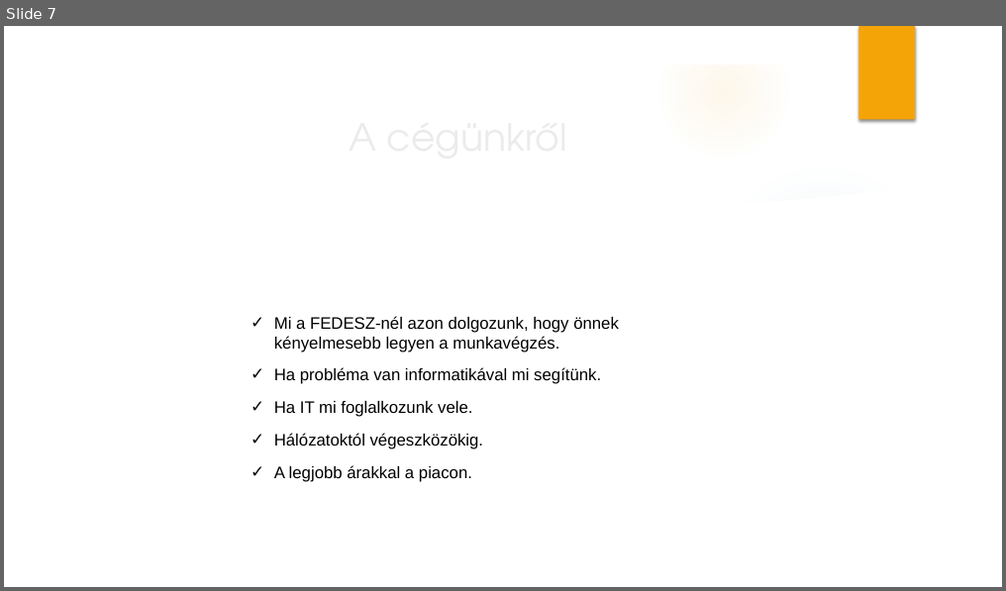
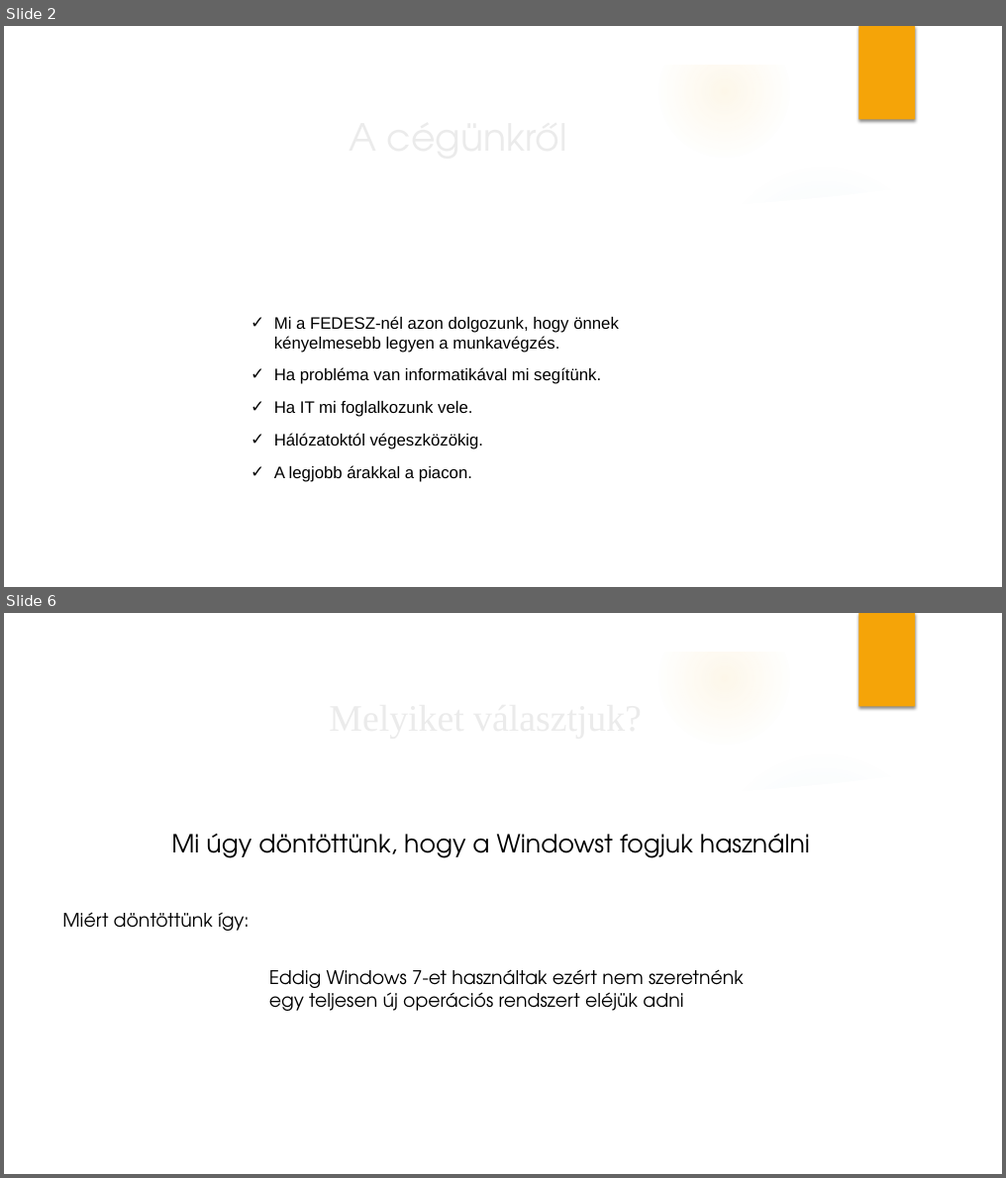
Before and after one commit to KPappBenjamin/Fedesz, a slide deck: Cégünk bemutatása.pptx. Shown one above the other, each under a label of ours: slide 7 before the commit, slides 2 and 6 after it; the slides between them are not shown. The pictures are 1006x591 and 1006x1178 pixels, drawn with LibreOffice and Linux fonts; fonts in the diff are those of the drawing; background and template pictures are left out. Boxes give left, top, right and bottom in pixels: in the first picture for what was removed or moved away, otherwise in the second. Text is boxed around its words. In the diff, an @@ line names an element or a change of style, - is before the commit and + after.

```diff
--- a/Cégünk bemutatása.pptx
+++ b/Cégünk bemutatása.pptx
@@ slide 6 added at (4, 613, 1002, 1174), background picture (left out); not listed: 10 template elements that a slide beside it also shows @@
@@ title added at (322, 687, 668, 747), 36 pt, text #EBEBEB @@
+Melyiket választjuk?
@@ text added at (171, 834, 810, 859), 24 pt, text #000000 @@
+Mi úgy döntöttünk, hogy a Windowst fogjuk használni
@@ text added at (62, 912, 249, 931), 18 pt, text #000000 @@
+Miért döntöttünk így:
@@ text added at (269, 969, 744, 1011), 18 pt, text #000000 @@
+Eddig Windows 7-et használtak ezért nem szeretnénk egy teljesen új operációs rendszert eléjük adni
@@ what was slide 7 is now slide 2 @@
```
Also in this commit, not shown: 2 slides changed, 2 other slides added.
